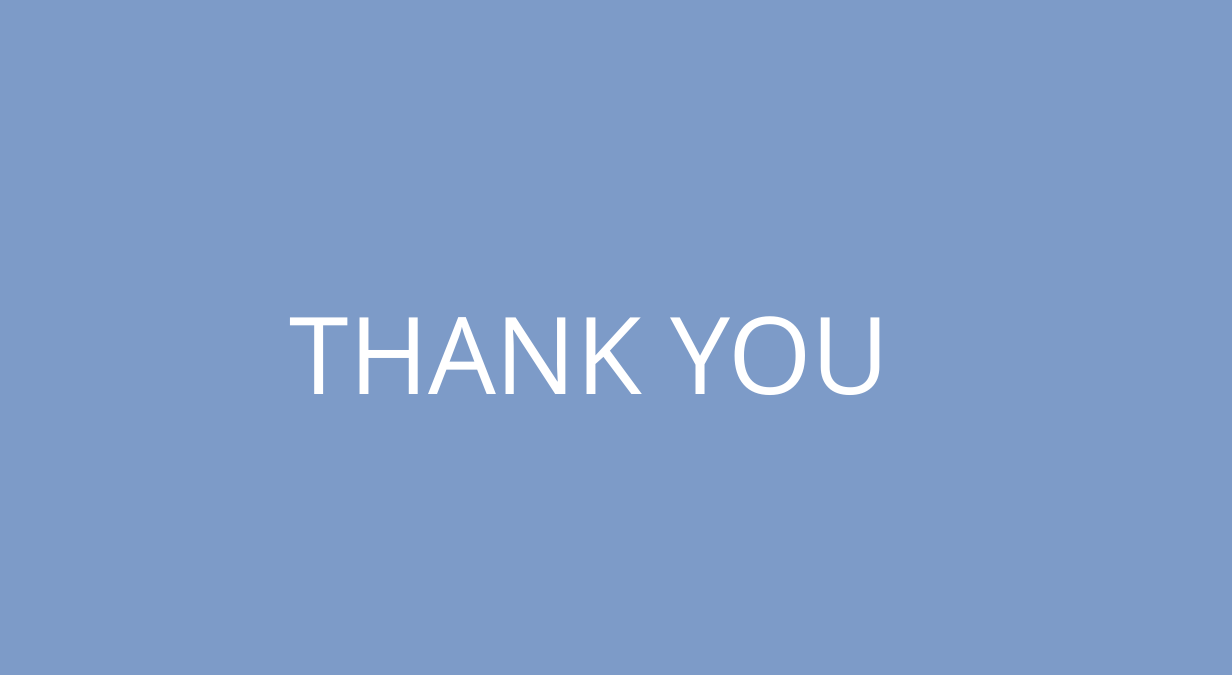
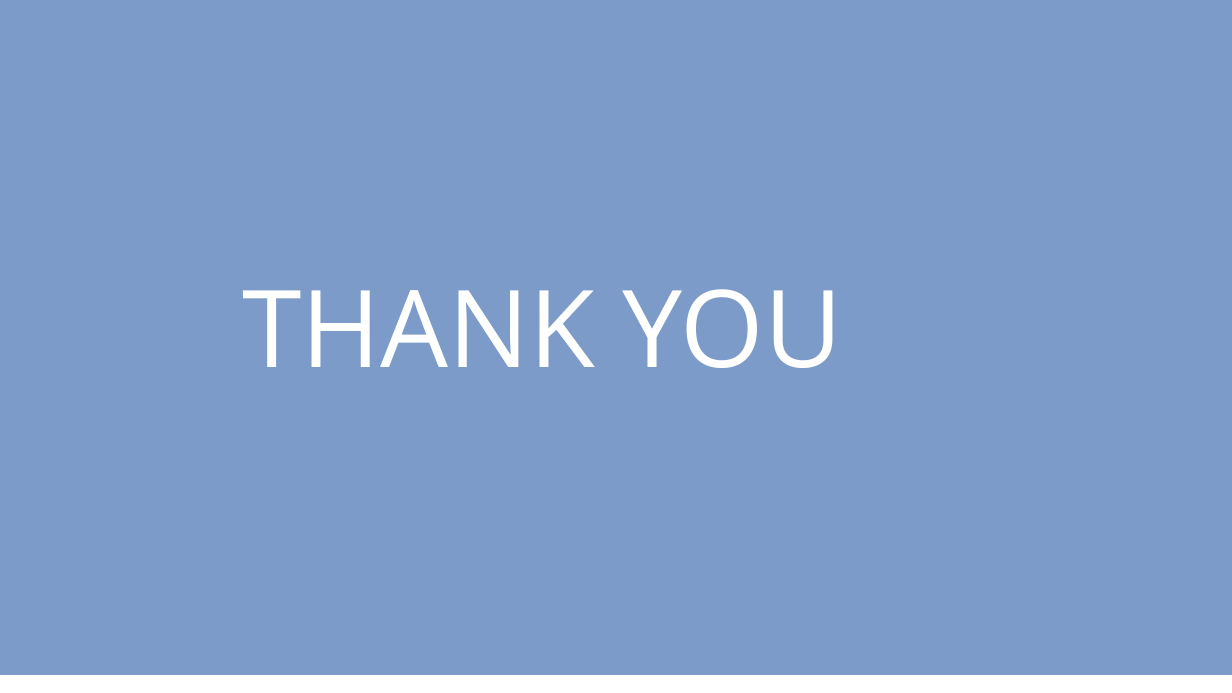
Before and after one commit to its-charan-here/SWIR---Satellite-Image-Reconstruction, a slide deck: slide 14 of NM391 The Ones n Zeros.pptx. Drawn at 1232x693 pixels with LibreOffice and Linux fonts; fonts in the diff are those of the drawing. Boxes give left, top, right and bottom in pixels: in the first picture for what was removed or moved away, otherwise in the second. Text is boxed around its words. In the diff, an @@ line names an element or a change of style, - is before the commit and + after.

```diff
--- a/NM391 The Ones n Zeros.pptx
+++ b/NM391 The Ones n Zeros.pptx
@@ text "THANK YOU": place and size @@
-text "THANK YOU" at box(290, 316, 890, 395)
+text "THANK YOU" at box(242, 289, 843, 368)
```
Also in this commit, not shown: 9 other slides changed, 1 other file.
